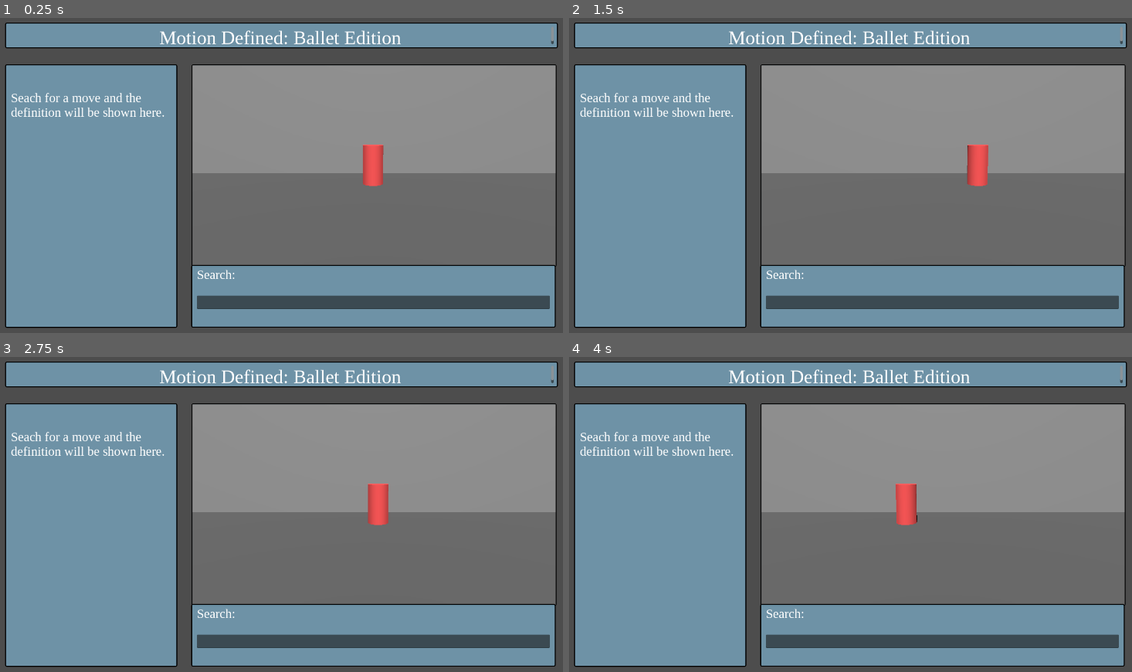
Above: before the commit, frames 1-4 (two rows, left to right).
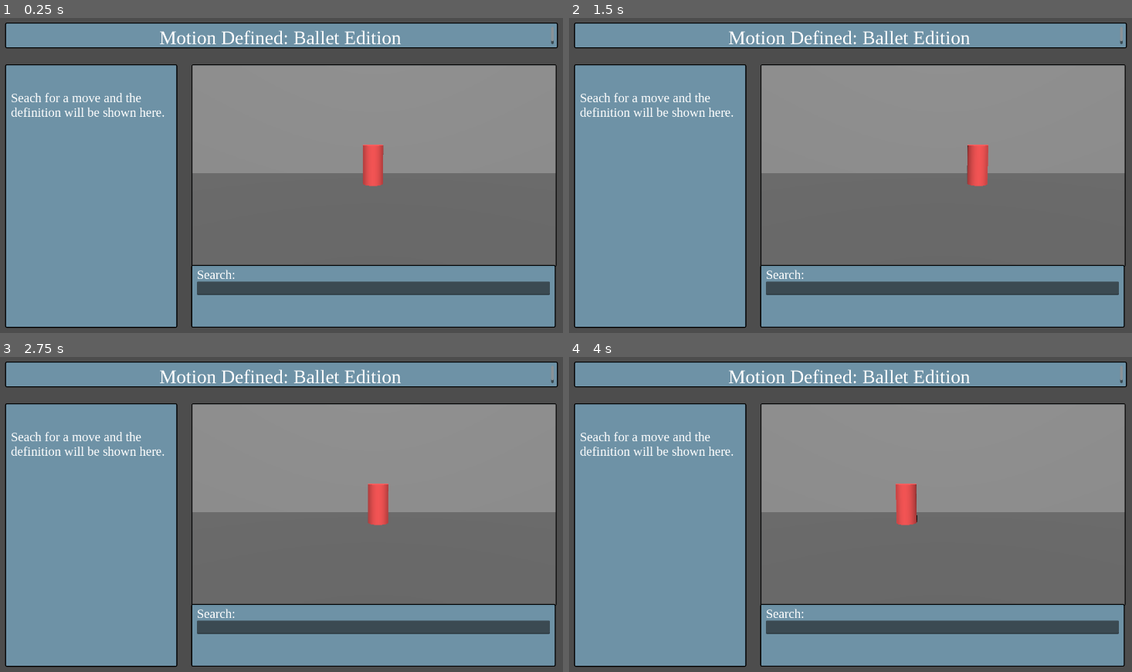
Above: after the commit, the same moments.

Repository: Makarose/Motion-Defined-Ballet-Edition
Game: Godot game, scene res://Scenes/main_scene.tscn
Two runs of this game, one before a commit and one after it. Both use one fixed random seed, a clock stepped at 60 frames per second and the inputs below.
Inputs (mouse positions are in pixels of both pictures, inside the frame that each line leads up to):
- Up to frame 1 (0.25 s): no input
- Up to frame 2 (1.5 s): tap Enter at 0.5, 0.6 s; move the mouse to (985, 162) at 0.52 s; hold Up 0.53-1.28 s; click (985, 162) at 0.67 s; move the mouse to (726, 197) at 1.27 s; hold Down from 1.28 s (still down); tap Keypad Enter at 1.35 s
- Up to frame 3 (2.75 s): move the mouse to (343, 442) at 2.02 s; release Down at 2.03 s; hold Up from 2.03 s (still down); tap Enter at 2.1 s
- Up to frame 4 (4 s): move the mouse to (822, 590) at 2.77 s; tap Keypad Enter at 2.85 s; click (822, 590) at 2.92 s; move the mouse to (1036, 571) at 3.52 s; release Up at 3.53 s; hold Down from 3.53 s (still down); tap Enter at 3.6 s

The runs differ from the first frame. In frame 1, 5.5% of the frame differs, in the area x 34-98%, y 83-93%; in frame 2, 5.5%; in frame 3, 5.5%; in frame 4, 5.5%.

Commit message:
Removed "selected move" label from project. Looks cleaner with the dropdown menu.

Diff:
--- a/Scenes/ui_scene.gd
+++ b/Scenes/ui_scene.gd
@@ -2,7 +2,6 @@
 
 @onready var search_bar: LineEdit = $CanvasLayer/Search/MarginContainerText/VBoxContainer/LineEdit
 @onready var item_list = $CanvasLayer/Search/MarginContainerText/VBoxContainer/ItemList
-@onready var selected_label: RichTextLabel = $CanvasLayer/Search/MarginContainerText/VBoxContainer/SelectedMove
 @onready var definition_label: RichTextLabel = $CanvasLayer/Definitions/MarginContainerTextMain/VBoxContainer/MarginContainerText/DefinitionLabel
 @onready var title_label: RichTextLabel = $CanvasLayer/Definitions/MarginContainerTextMain/VBoxContainer/MarginContainerTitle/TitleLabel
 
@@ -60,7 +59,6 @@
 # Called whenever the search bar text changes
 func _on_search_text_changed(new_text: String) -> void:
 	item_list.clear()
-	selected_label.set_text("") #clear by default
 	current_index = -1
 
 	if new_text == "":
@@ -72,9 +70,6 @@
 		var move_name = balletmove.name
 		if normalize(move_name).begins_with(normalized_input):
 			item_list.add_item(move_name)
-			# show first match as text above search bar
-			if selected_label.get_text() == "":
-				selected_label.set_text(move_name)
 
 	# Show list only if we have a match
 	item_list.visible = item_list.get_item_count() > 0
@@ -131,7 +126,6 @@
 
 	# Show selection briefly before clearing
 	search_bar.text = selected_move
-	selected_label.set_text(selected_move)
 
 	# Hide dropdown
 	item_list.visible = false
--- a/Scenes/ui_scene.tscn
+++ b/Scenes/ui_scene.tscn
@@ -118,12 +118,6 @@
 scroll_active = false
 autowrap_mode = 2
 
-[node name="SelectedMove" type="RichTextLabel" parent="CanvasLayer/Search/MarginContainerText/VBoxContainer"]
-custom_minimum_size = Vector2(0, 40)
-layout_mode = 2
-theme_override_font_sizes/normal_font_size = 40
-scroll_active = false
-
 [node name="LineEdit" type="LineEdit" parent="CanvasLayer/Search/MarginContainerText/VBoxContainer"]
 custom_minimum_size = Vector2(0, 40)
 layout_mode = 2
